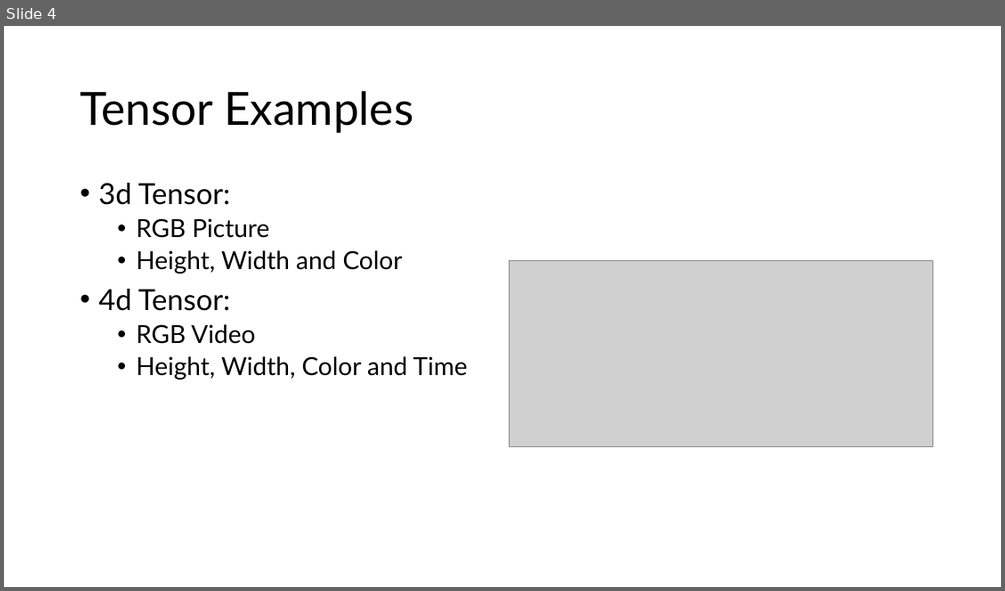
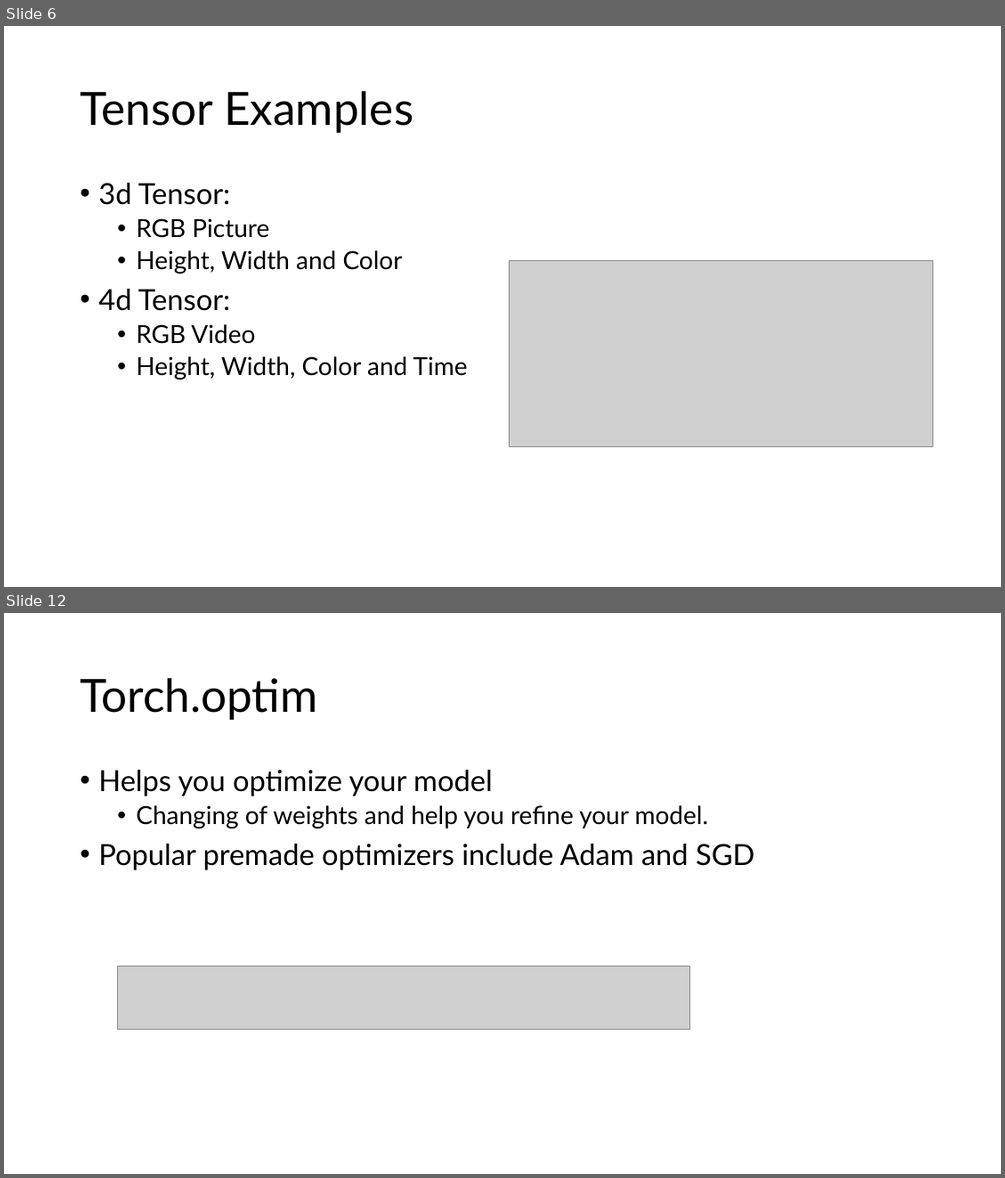
Before and after one commit to Parker2025/Pytorch, a slide deck: Introduction to Pytorch.pptx. Shown one above the other, each under a label of ours: slide 4 before the commit, slides 6 and 12 after it; the slides between them are not shown. The pictures are 1005x591 and 1005x1178 pixels, drawn with LibreOffice and Linux fonts; fonts in the diff are those of the drawing; grey boxes stand for pictures. Boxes give left, top, right and bottom in pixels: in the first picture for what was removed or moved away, otherwise in the second. Text is boxed around its words. In the diff, an @@ line names an element or a change of style, - is before the commit and + after.

```diff
--- a/Introduction to Pytorch.pptx
+++ b/Introduction to Pytorch.pptx
@@ slide 12 added at [4, 613, 1001, 1174], background #FFFFFF @@
@@ title added at [80, 678, 317, 720], 44 pt, text #000000 @@
+Torch.optim
@@ text added at [98, 770, 754, 870], 28 pt, text #000000 @@
+• Helps you optimize your model
+  • Changing of weights and help you refine your model.
+• Popular premade optimizers include Adam and SGD
@@ picture added at [117, 966, 689, 1029] @@
@@ what was slide 4 is now slide 6 @@
```
Also in this commit, not shown: 5 slides changed, 7 other slides added, 1 slide removed, 7 other files.
